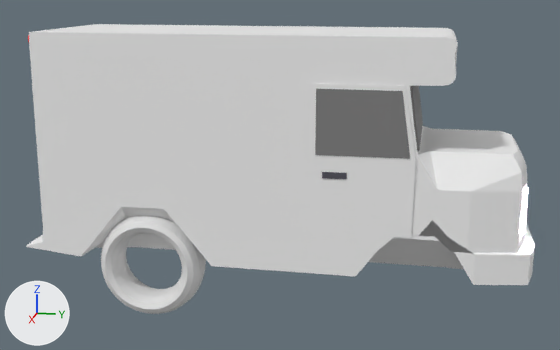
The Blender file Assets/truck.blend: old version first, new version second.
Before and after are seen from a 50 mm lens placed at (13.03, 4.34, 2.55), pointed at (0.02, 1.74, -0.7). Arrows for +X, +Y and +Z are at lower left; the lights stay in place.

Objects in the first picture: 'Back of truck', 'Doors', 'Front window', 'LeftRight windows', 'Torus', 'front truck'.
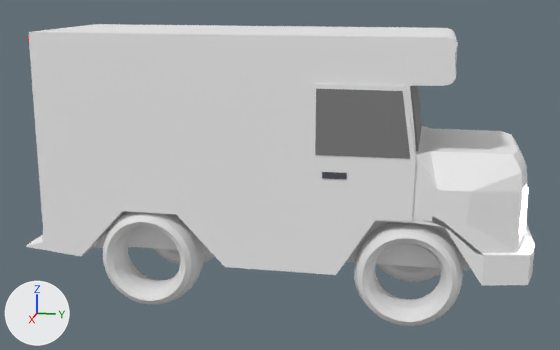
Location of each change, (x1, y1, x2, y2) in pixels of the pictures (560 x 350 px; the box of a moved part takes in the faces that stretch with it):
'Back of truck', reshaped
    before: (26, 24, 458, 276)
    after: (26, 24, 458, 273)
'front truck', reshaped (14% wider)
    before: (369, 126, 535, 285)
    after: (346, 126, 535, 286)
'Doors', reshaped
    before: (307, 83, 416, 277)
    after: (307, 83, 416, 275)
'Torus', moved, rescaled (6% shorter)
    before: (101, 215, 206, 314)
    after: (103, 212, 204, 305)
'RLeft wheel.002', added
    after: (354, 222, 463, 326)
'RLeft wheel.001', added
    after: (376, 264, 441, 282)
'Front window', moved
    before: (410, 86, 423, 151)
    after: (410, 86, 422, 151)
'RLeft wheel', added
    after: (154, 248, 215, 265)
part 1 of me_cube_001, moved or reshaped
    before: (369, 138, 502, 285)
    after: (346, 138, 502, 286)
part 2 of me_cube_002, moved or reshaped
    before: (296, 124, 423, 276)
    after: (295, 124, 417, 273)
part 3 of me_cube_002, moved or reshaped
    both: (76, 143, 297, 272)
part 4 of me_cube_004, moved or reshaped
    before: (333, 217, 412, 277)
    after: (333, 217, 412, 275)

The edits, one by one:
me_cube_001 is used by ob_front_truck; location (0.0, 4.94, -1.0); scale (1.3, 1.0, 1.0).
me_cube_001 had 160 vertices, 156 faces and spanned x -1.0..1.0, y -1.71..1.07, z -1.0..1.04.
me_cube_001 now has 208 vertices, 204 faces and spans x -1.0..1.0, y -2.03..1.07, z -1.0..1.04.
me_cube_001 part 1: 87 vertices moved from x -1.0..1.0, y -1.71..0.12, z -1.0..1.04 to x -1.0..1.0, y -2.03..0.25, z -1.0..1.04; 48 vertices added at x -0.75..0.86, y -1.48..1.01, z -1.0..1.04.
me_cube_002 has 554 vertices, 545 faces and spans x -1.0..1.0, y -1.23..1.21, z -1.0..0.9.
me_cube_002 is used by ob_back_of_truck; location (0.0, 1.01, 0.0); scale (1.3, 3.0, 2.0).
me_cube_002 part 2: 99 of 554 vertices moved; they spanned x -1.0..1.0, y 0.75..1.06, z -1.0..0.0 and now span x -1.0..1.0, y 0.63..1.05, z -1.0..0.0; mean shift (0.0, -0.03, 0.09); largest move (-1.0, 0.92, -0.65) -> (-1.0, 0.76, -0.53).
me_cube_002 part 3: 54 of 554 vertices moved; they spanned x -1.0..1.0, y -0.58..-0.08, z -1.0..-0.15 and now span x -1.0..1.0, y -0.58..0.01, z -1.0..-0.19; mean shift (0.0, 0.05, 0.01); largest move (-0.75, -0.33, -0.74) -> (-0.75, -0.25, -0.57).
me_cube_004 has 30 vertices, 28 faces and spans x -1.0..1.0, y -0.56..1.1, z -2.35..2.76.
me_cube_004 is used by ob_doors; location (0.0, 3.0, -0.58); scale (1.32, 1.0, 0.602).
Part 4, on me_cube_004:
Vertex 2 of me_cube_004 moves from (-1.0, 1.08, -1.19) to (-1.0, 1.08, -0.74).
Vertex 6 of me_cube_004 moves from (1.0, 1.08, -1.19) at pixel (411, 238) to (1.0, 1.08, -0.74) at pixel (411, 221).
Vertex 8 of me_cube_004 moves from (-1.0, 0.23, -2.35) to (-1.0, -0.09, -2.35).
Vertex 10 of me_cube_004 moves from (1.0, 0.23, -2.35) at pixel (355, 276) to (1.0, -0.09, -2.35) at pixel (335, 275).
Vertex 19 of me_cube_004 moves from (1.0, 0.57, -1.58) at pixel (377, 250) to (1.0, 0.52, -0.75) at pixel (375, 219).
Vertex 20 of me_cube_004 moves from (-1.0, 0.57, -1.58) to (-1.0, 0.52, -0.75).
Vertex 25 of me_cube_004 moves from (1.0, 0.82, -1.18) at pixel (394, 237) to (1.0, 0.82, -0.75) at pixel (395, 221).
Vertex 27 of me_cube_004 moves from (-1.0, 0.82, -1.18) to (-1.0, 0.82, -0.75).
Object 'Front window' (ob_front_window) moves from (0.0, 3.88, 0.54) to (0.0, 3.86, 0.54).
Object 'Torus' (ob_torus) moves from (0.99, -0.3, -2.12) to (0.98, -0.3, -1.99).
Object 'Torus' (ob_torus) is rescaled from (0.73, 0.73, 1.45) to (0.7, 0.7, 1.5).
Object 'RLeft wheel.002' (ob_rleft_wheel_002) is new; it shows a copy of the mesh of ob_torus.
Its location is (0.98, 4.04, -1.99).
Its rotation in degrees is (0, 90, 0).
Its scale is (0.7, 0.7, 1.5).
Object 'RLeft wheel.001' (ob_rleft_wheel_001) is new; it shows a copy of the mesh of ob_torus.
Its location is (-0.98, 4.04, -1.99).
Its rotation in degrees is (0, 90, 0).
Its scale is (0.7, 0.7, 1.5).
Object 'RLeft wheel' (ob_rleft_wheel) is new; it shows a copy of the mesh of ob_torus.
Its location is (-0.98, -0.3, -1.99).
Its rotation in degrees is (0, 90, 0).
Its scale is (0.7, 0.7, 1.5).
